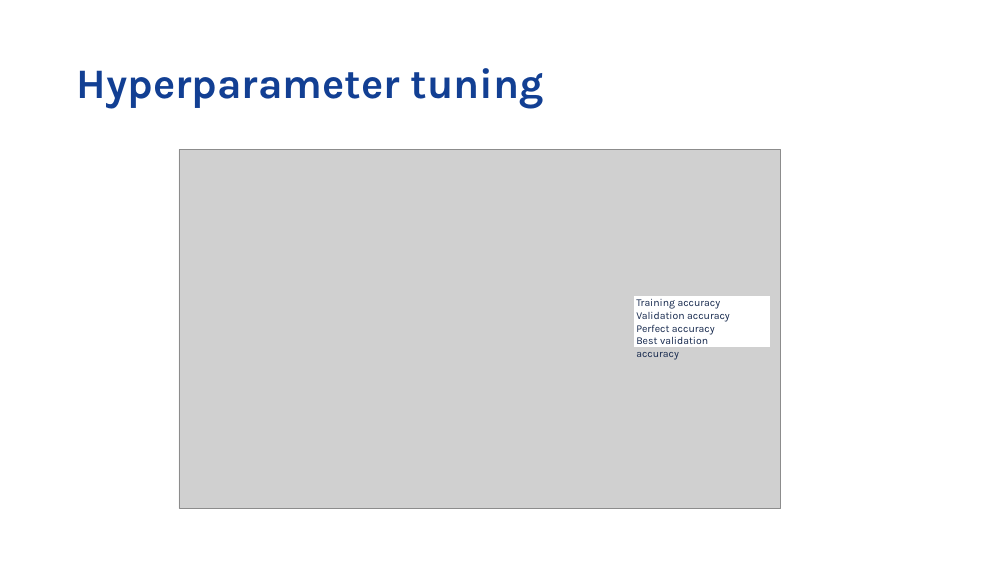
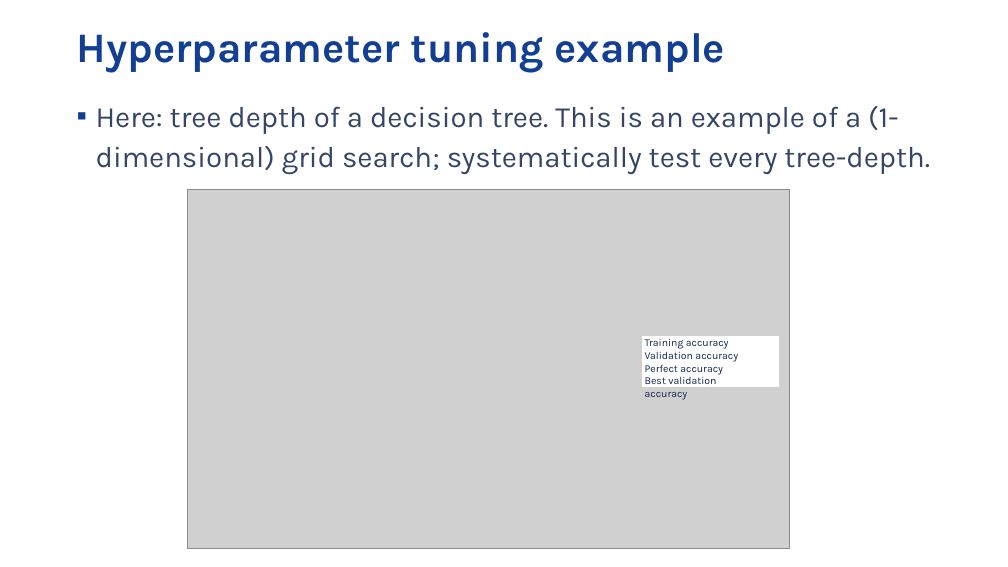
Before and after one commit to vib-training-conferences/machine-learning-and-deep-learning-fundamentals, a slide deck: slide 21 of docs/day-1-session-5-model-selection.pptx (slide 10 before the commit). Drawn at 1008x567 pixels with LibreOffice and Linux fonts; fonts in the diff are those of the drawing; grey boxes stand for pictures; background and template pictures are left out. Boxes give left, top, right and bottom in pixels: in the first picture for what was removed or moved away, otherwise in the second. Text is boxed around its words. In the diff, an @@ line names an element or a change of style, - is before the commit and + after.

```diff
--- a/docs/day-1-session-5-model-selection.pptx
+++ b/docs/day-1-session-5-model-selection.pptx
@@ title at <box>77,32,725,73</box>: text changed @@
-Hyperparameter tuning
+Hyperparameter tuning example
@@ text added at <box>96,106,930,174</box>, 28 pt, text #14274C at 85% opacity @@
+▪ Here: tree depth of a decision tree. This is an example of a (1-dimensional) grid search; systematically test every tree-depth.
@@ 1 picture, 1 text, 1 rectangle: place and size @@
-1 picture, 1 text, 1 rectangle at <box>179,150,781,509</box>
+1 picture, 1 text, 1 rectangle at <box>188,189,789,548</box>
```
Also in this commit, not shown: 7 other slides changed, 24 slides added, 2 slides removed, 13 other files.
